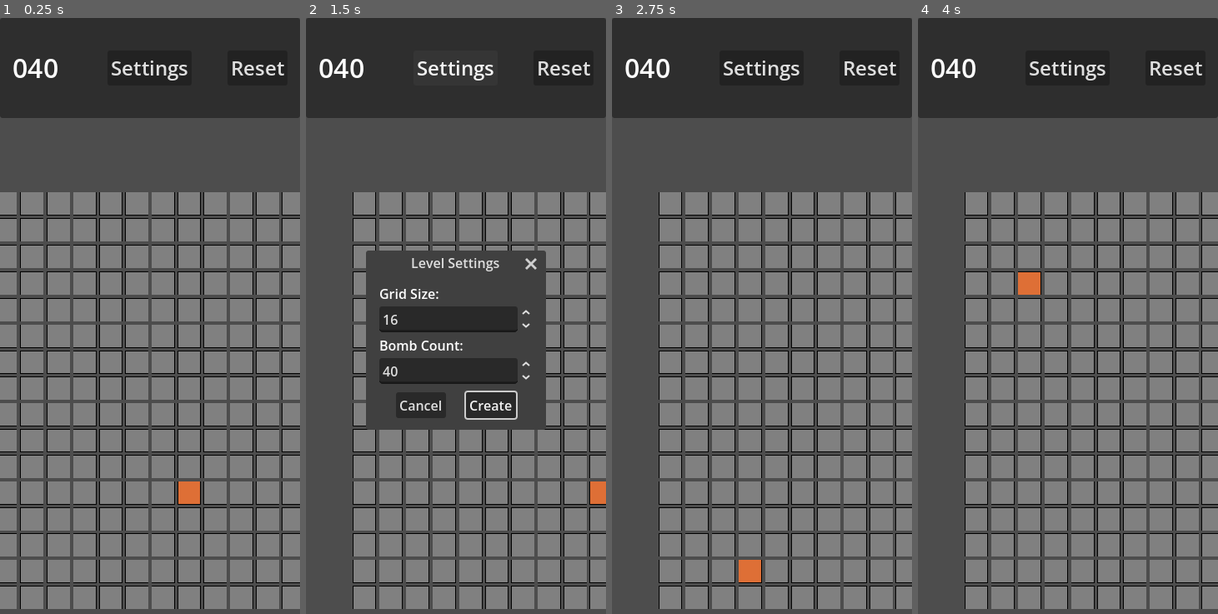
Above: before the commit, frames 1-4 (left to right).
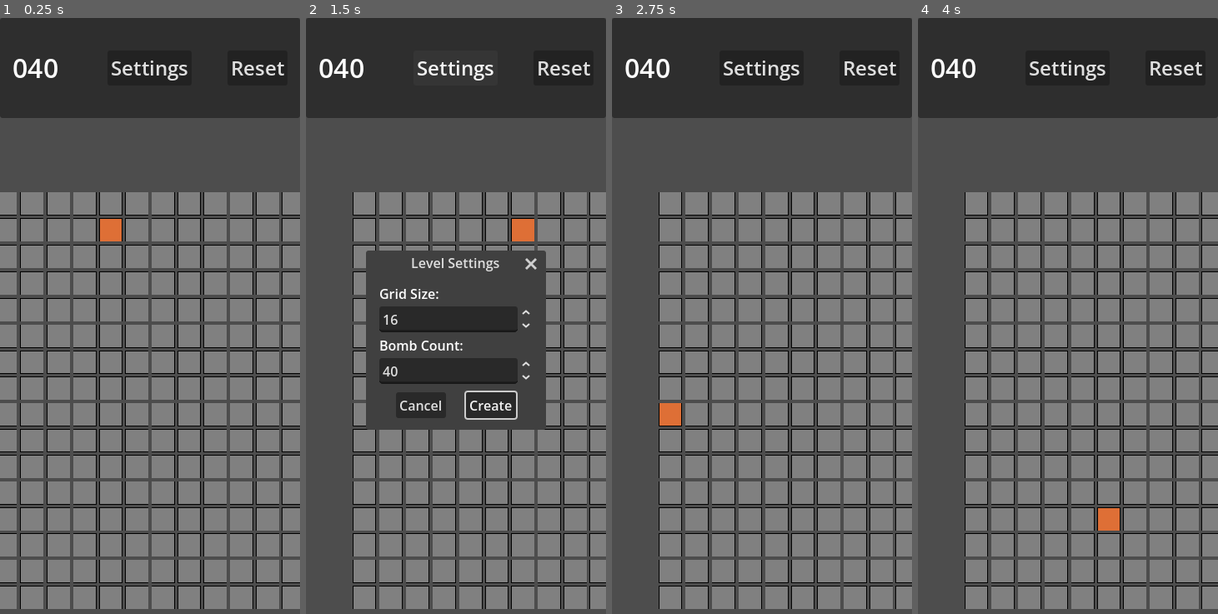
Above: after the commit, the same moments.

Repository: SasaSuppenknecht/MinesweeperApp
Game: Godot game, scene res://scenes/minesweeper.tscn
Same seed, same stepped clock (60 frames per second), same inputs: the game is played once before the commit and once after it.
Inputs (mouse positions are in pixels of both pictures, inside the frame that each line leads up to):
- Up to frame 1 (0.25 s): no input
- Up to frame 2 (1.5 s): tap Enter at 0.5 s; drag from (312, 202) to (486, 202) at 0.52 s; click "Settings" at 1.25 s
- Up to frame 3 (2.75 s): click "Create" at 2 s
- Up to frame 4 (4 s): click "Reset" at 2.75 s; click (1110, 375) at 3.5 s, where only the run after the commit has a clickable "Confirm"

The runs differ from the first frame. In frame 1, 0.5% of the frame differs, in the area x 33-67%, y 33-82%; in frame 2, 0.5%; in frame 3, 0.6%, in the area x 15-50%, y 64-95%; in frame 4, 0.6%.

Commit message:
Added small QoL features Max bomb amount per level now depends on gird size Zoom further in/out Resetting opens up a confirmation window before (maybe) proceeding

Diff:
--- a/scenes/minesweeper.tscn
+++ b/scenes/minesweeper.tscn
@@ -5,6 +5,12 @@
 [ext_resource type="Script" uid="uid://dy7sfphvgrjpu" path="res://scripts/camera_control.gd" id="1_xhb67"]
 [ext_resource type="Script" uid="uid://baw37j0j8ryyq" path="res://scripts/level_settings.gd" id="2_f7qek"]
 [ext_resource type="Script" uid="uid://bci7fv1akbxma" path="res://scripts/game_board.gd" id="2_xhb67"]
+
+[sub_resource type="GDScript" id="GDScript_f7qek"]
+script/source = "extends Button
+
+
+"
 
 [node name="Minesweeper" type="Control" unique_id=923418698]
 layout_mode = 3
@@ -15,6 +21,13 @@
 grow_vertical = 2
 mouse_filter = 1
 script = ExtResource("1_2m5h3")
+
+[node name="ResetConfirmation" type="ConfirmationDialog" parent="." unique_id=1716652435]
+oversampling_override = 1.0
+initial_position = 1
+size = Vector2i(268, 100)
+ok_button_text = "Confirm"
+dialog_text = "Level will be reset. Are you sure?"
 
 [node name="LevelSettings" type="ConfirmationDialog" parent="." unique_id=2054589235]
 oversampling_override = 1.0
@@ -38,6 +51,7 @@
 unique_name_in_owner = true
 layout_mode = 2
 min_value = 3.0
+max_value = 50.0
 value = 3.0
 rounded = true
 
@@ -93,6 +107,7 @@
 size_flags_vertical = 4
 theme_override_font_sizes/font_size = 24
 text = "Reset"
+script = SubResource("GDScript_f7qek")
 
 [node name="SubViewportContainer" type="SubViewportContainer" parent="." unique_id=22694879]
 layout_mode = 1
@@ -127,8 +142,11 @@
 columns = 2
 script = ExtResource("2_xhb67")
 
+[connection signal="canceled" from="ResetConfirmation" to="ResetConfirmation" method="hide"]
+[connection signal="confirmed" from="ResetConfirmation" to="SubViewportContainer/SubViewport/GameBoard" method="create_level"]
 [connection signal="about_to_popup" from="LevelSettings" to="LevelSettings" method="_on_about_to_popup"]
 [connection signal="canceled" from="LevelSettings" to="LevelSettings" method="_on_canceled"]
 [connection signal="confirmed" from="LevelSettings" to="LevelSettings" method="_on_confirmed"]
+[connection signal="value_changed" from="LevelSettings/VBoxContainer/GridSize" to="LevelSettings" method="_on_grid_size_value_changed"]
 [connection signal="pressed" from="Panel/MarginContainer/HBoxContainer/Settings" to="LevelSettings" method="_on_settings_pressed"]
-[connection signal="pressed" from="Panel/MarginContainer/HBoxContainer/Reset" to="SubViewportContainer/SubViewport/GameBoard" method="create_level"]
+[connection signal="pressed" from="Panel/MarginContainer/HBoxContainer/Reset" to="ResetConfirmation" method="popup_centered"]
--- a/scripts/camera_control.gd
+++ b/scripts/camera_control.gd
@@ -1,8 +1,8 @@
 extends Camera2D
 
 
-const MIN_ZOOM = Vector2(0.5, 0.5)
-const MAX_ZOOM = Vector2(2, 2)
+const MIN_ZOOM = Vector2(0.2, 0.2)
+const MAX_ZOOM = Vector2(2.5, 2.5)
 
 const CAMERA_LIMIT_MARGIN = Vector2(100, 100)
 
--- a/scripts/generator_instance.gd
+++ b/scripts/generator_instance.gd
@@ -19,7 +19,7 @@
 func _init():
 	rng = RandomNumberGenerator.new()
 	rng.randomize()
-	rng.seed = 42
+	#rng.seed = 42
 
 @warning_ignore_start("narrowing_conversion")
 func create_grid(size: int, number_of_bombs: int, result_callback: Callable, surrounding_neighbours : Array[PackedInt32Array]) -> void:
--- a/scripts/level_settings.gd
+++ b/scripts/level_settings.gd
@@ -21,5 +21,9 @@
 	%BombCount.value = %GameBoard.bomb_count
 
 
+func _on_grid_size_value_changed(value: float) -> void:
+	%BombCount.max_value = minf(0.42 * value * value, 1000)
+
+
 func _on_settings_pressed():
 	popup_centered()
--- a/scripts/main.gd
+++ b/scripts/main.gd
@@ -26,7 +26,6 @@
 	dialog.title = ""
 	dialog.dialog_close_on_escape = false
 	dialog.add_theme_icon_override("close", PlaceholderTexture2D.new())
-	dialog.unfocusable = true
 
 	dialog.confirmed.connect($%GameBoard.create_level)
 	add_child(dialog)
